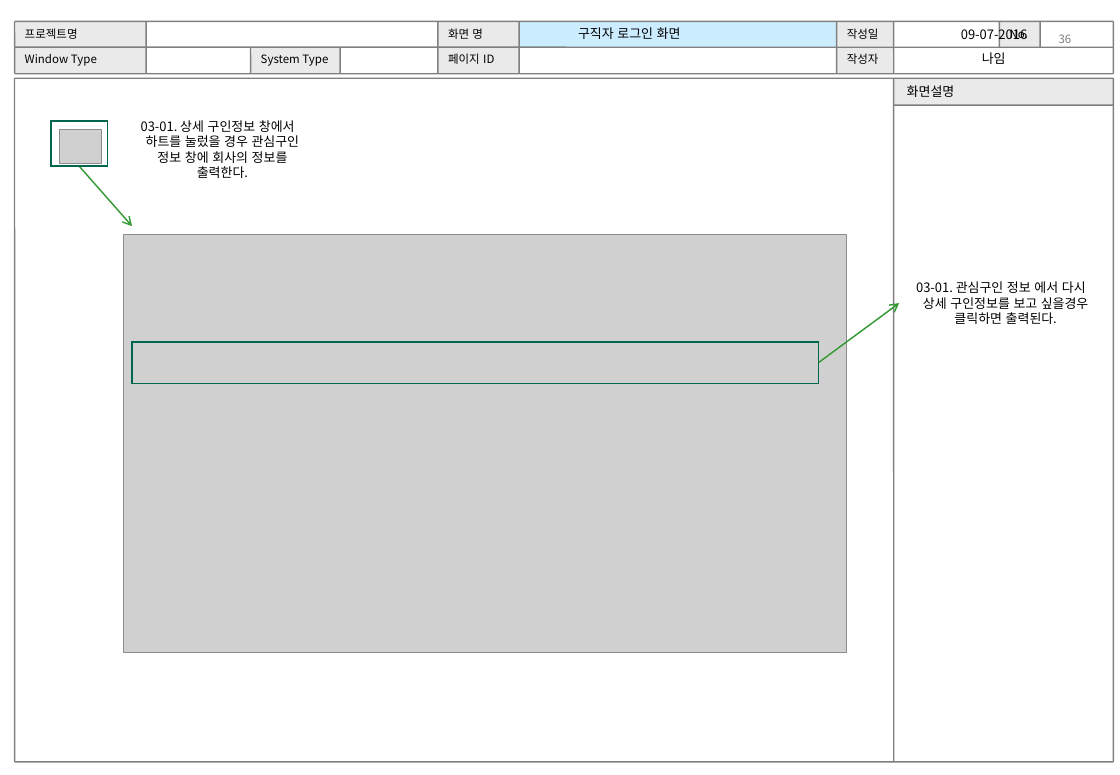
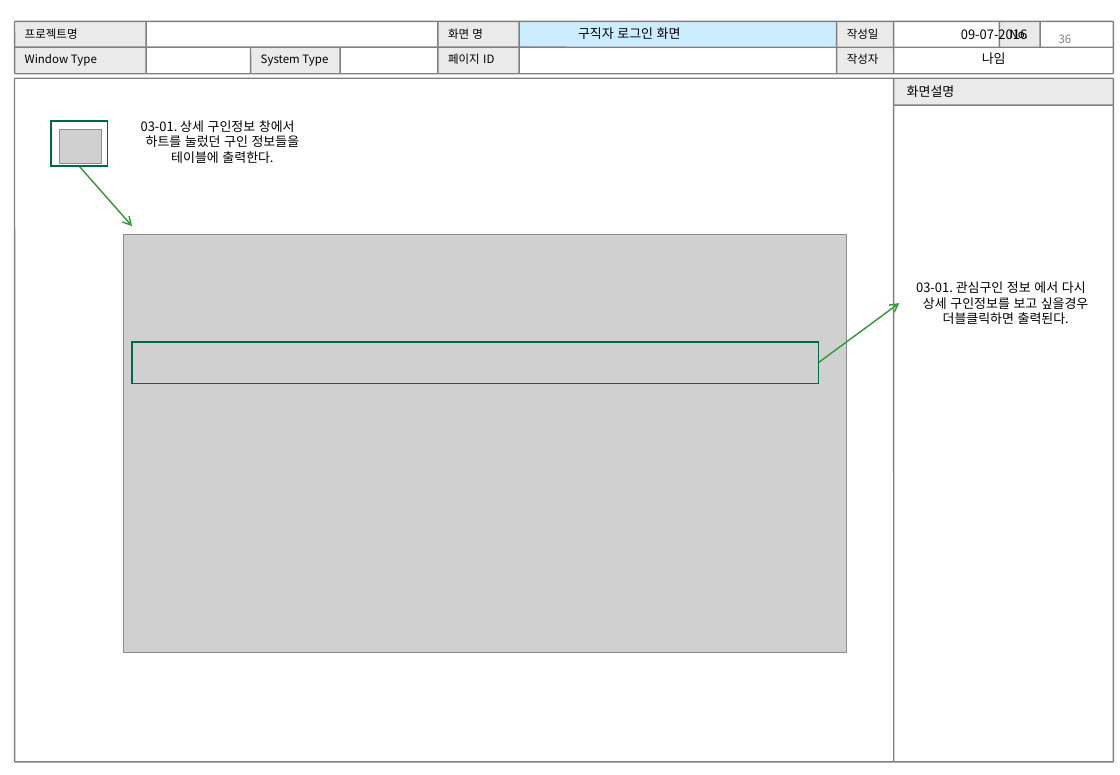
Before and after one commit to WABA82/1949, a slide deck: slide 36 of 02.설계/UI 설계서(초안)_.ppt. Drawn at 1120x775 pixels with LibreOffice and Linux fonts; fonts in the diff are those of the drawing; grey boxes stand for pictures. Boxes give left, top, right and bottom in pixels: in the first picture for what was removed or moved away, otherwise in the second. Text is boxed around its words. In the diff, an @@ line names an element or a change of style, - is before the commit and + after.

```diff
--- a/02.설계/UI 설계서(초안)_.ppt
+++ b/02.설계/UI 설계서(초안)_.ppt
@@ text at (x1=141, y1=120, x2=300, y2=163): text changed @@
-03-01. 상세 구인정보 창에서 하트를 눌렀을 경우 관심구인 정보 창에 회사의 정보를 출력한다.
+03-01. 상세 구인정보 창에서 하트를 눌렀던 구인 정보들을 테이블에 출력한다.
@@ text at (x1=916, y1=281, x2=1089, y2=324): text changed @@
-03-01. 관심구인 정보 에서 다시 상세 구인정보를 보고 싶을경우 클릭하면 출력된다.
+03-01. 관심구인 정보 에서 다시 상세 구인정보를 보고 싶을경우 더블클릭하면 출력된다.
```
Also in this commit, not shown: 22 other slides changed.
